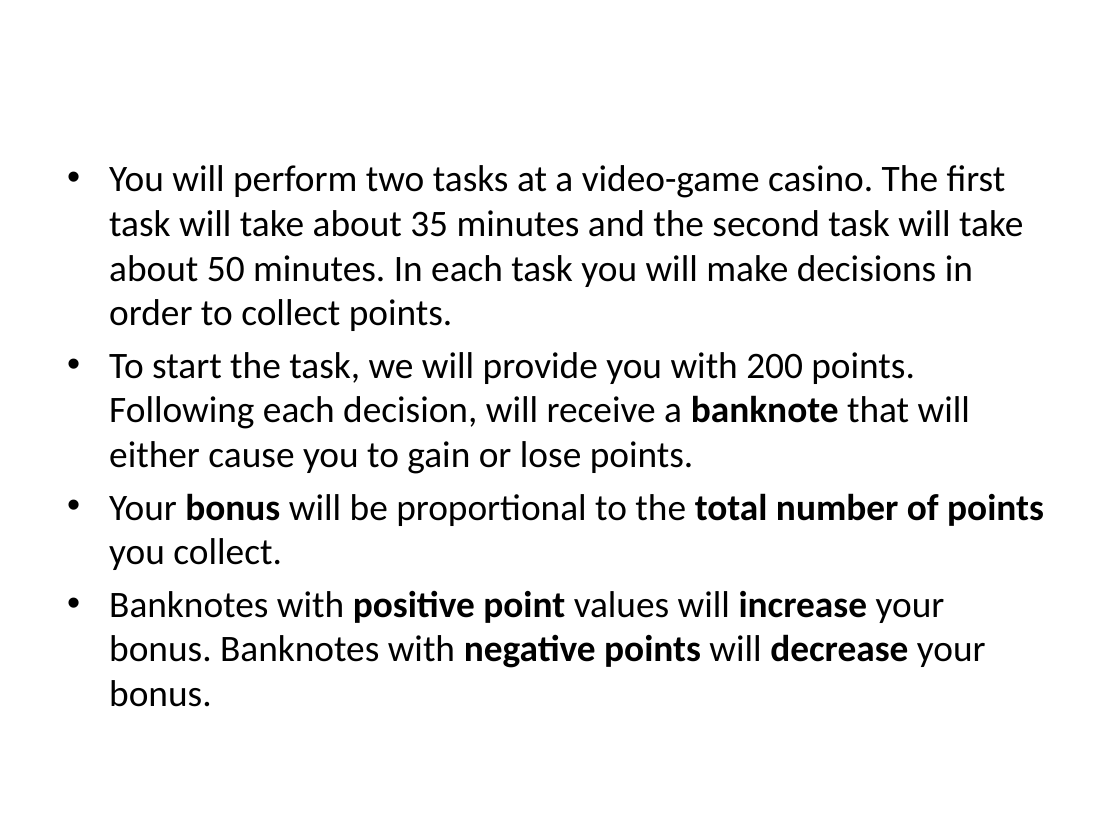
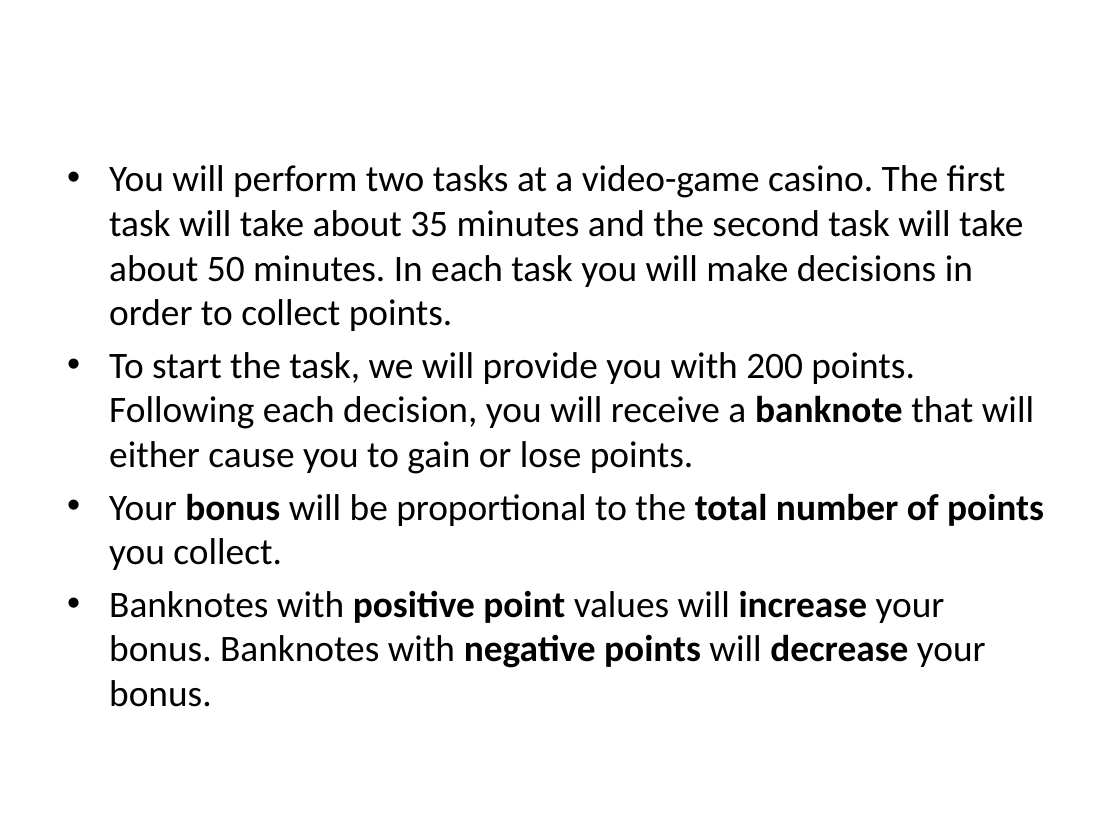
Before and after one commit to evanrussek/uws_jsp, a slide deck: slide 2 of Stimuli/uws_instr_slides.pptx. Drawn at 1120x840 pixels with LibreOffice and Linux fonts; fonts in the diff are those of the drawing. Boxes give left, top, right and bottom in pixels: in the first picture for what was removed or moved away, otherwise in the second. Text is boxed around its words. In the diff, an @@ line names an element or a change of style, - is before the commit and + after.

```diff
--- a/Stimuli/uws_instr_slides.pptx
+++ b/Stimuli/uws_instr_slides.pptx
@@ text at (x1=109, y1=352, x2=1034, y2=474): text changed @@
-• To start the task, we will provide you with 200 points. Following each decision, will receive a banknote that will either cause you to gain or lose points.
+• To start the task, we will provide you with 200 points. Following each decision, you will receive a banknote that will either cause you to gain or lose points.
```
Also in this commit, not shown: 10 other files.
